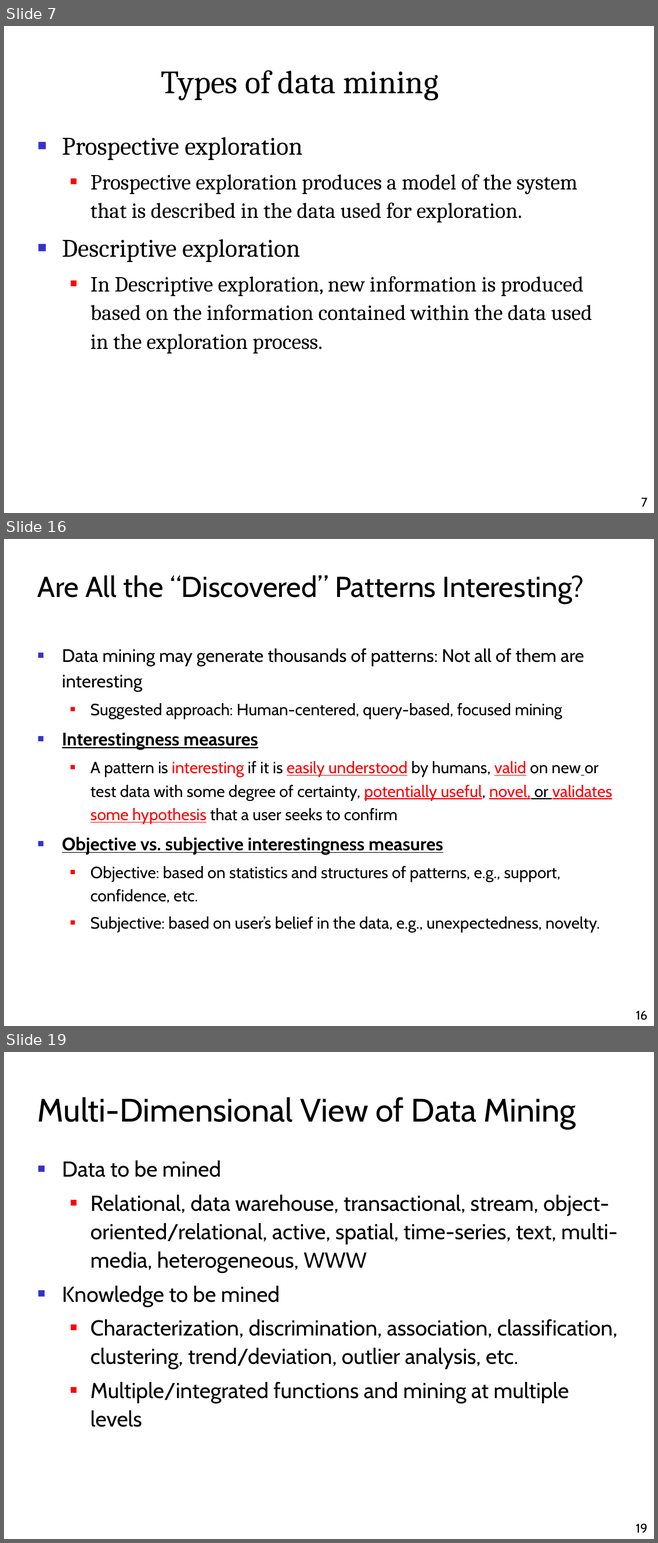
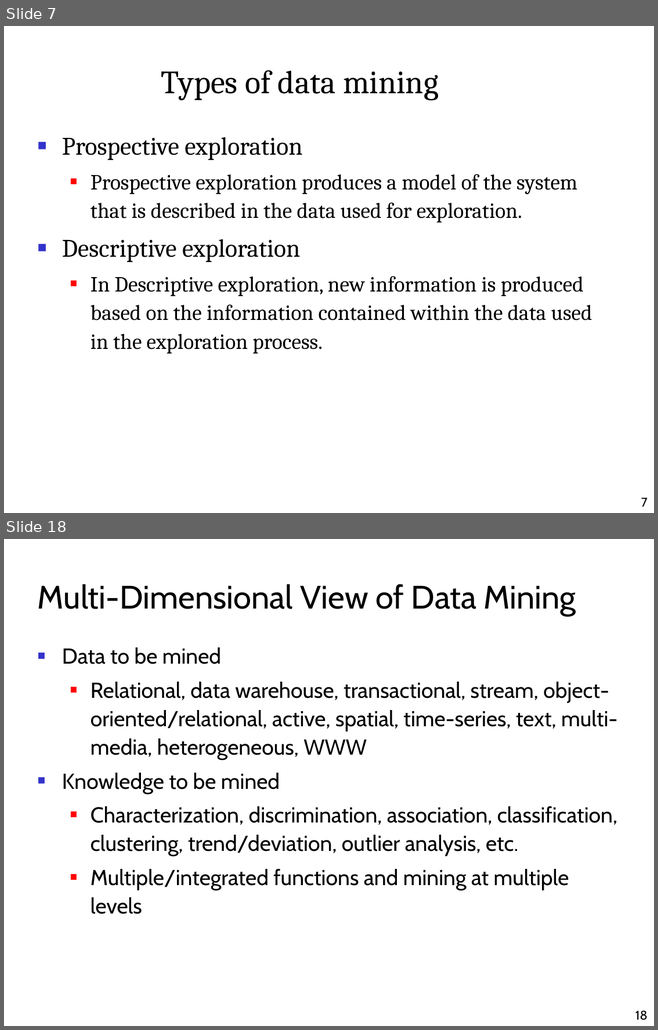
Before and after one commit to alaagamal98/web-based-his, a slide deck: Presentation/Data Mining.ppt. Shown one above the other, each under a label of ours: slides 7, 16 and 19 before the commit, slides 7 and 18 after it; the slides between them are not shown. The pictures are 658x1543 and 658x1030 pixels, drawn with LibreOffice and Linux fonts; fonts in the diff are those of the drawing; background and template pictures are left out. Boxes give left, top, right and bottom in pixels: in the first picture for what was removed or moved away, otherwise in the second. Text is boxed around its words. In the diff, an @@ line names an element or a change of style, - is before the commit and + after.

```diff
--- a/Presentation/Data Mining.ppt
+++ b/Presentation/Data Mining.ppt
@@ slide 16 removed at <box>4,539,654,1026</box>, background #FFFFFF @@
@@ title removed at <box>38,575,583,603</box> @@
-Are All the “Discovered” Patterns Interesting?
@@ text removed at <box>62,648,612,933</box> @@
-■ Data mining may generate thousands of patterns: Not all of them are interesting
-  ■ Suggested approach: Human-centered, query-based, focused mining
-■ Interestingness measures
-  ■ A pattern is interesting if it is easily understood by humans, valid on new or test data with some degree of certainty, potentially useful, novel, or validates some hypothesis that a user seeks to confirm
-■ Objective vs. subjective interestingness measures
-  ■ Objective: based on statistics and structures of patterns, e.g., support, confidence, etc.
-  ■ Subjective: based on user’s belief in the data, e.g., unexpectedness, novelty.
@@ page number removed at <box>636,1011,647,1020</box> @@
-16
@@ what was slide 19 is now slide 18 @@
@@ page number at <box>635,1011,647,1020</box>: text changed @@
-19
+18
```
Also in this commit, not shown: 13 slides changed, 1 slide added, 4 other files.
